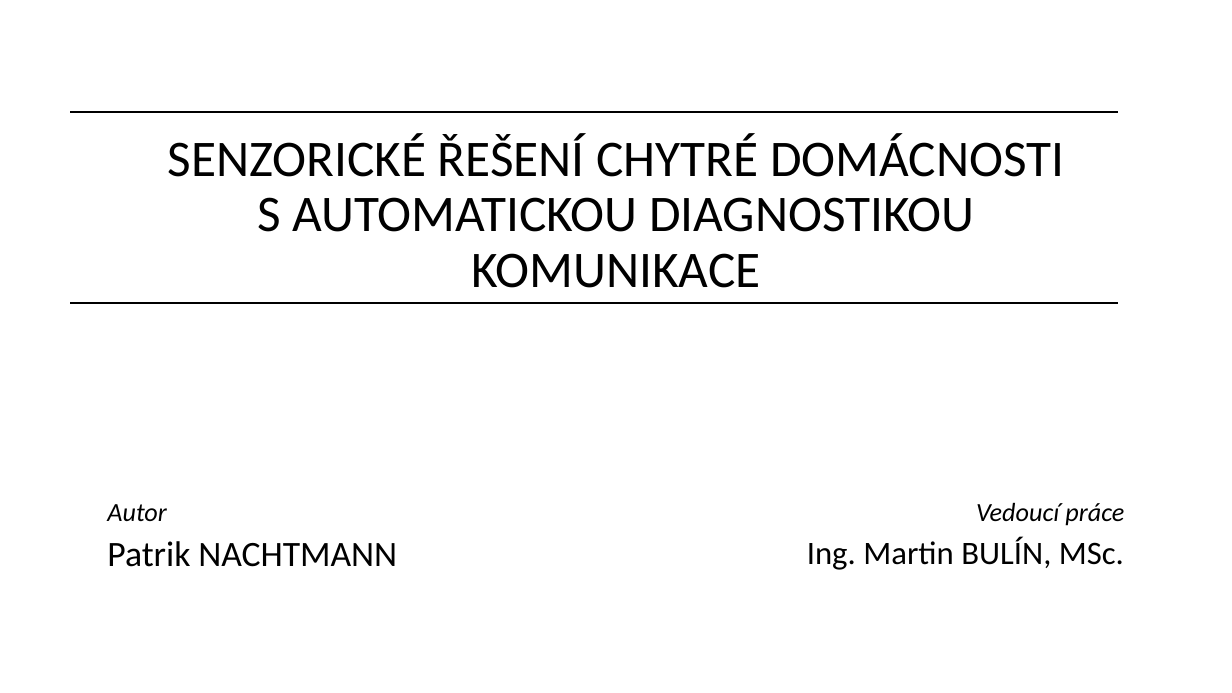
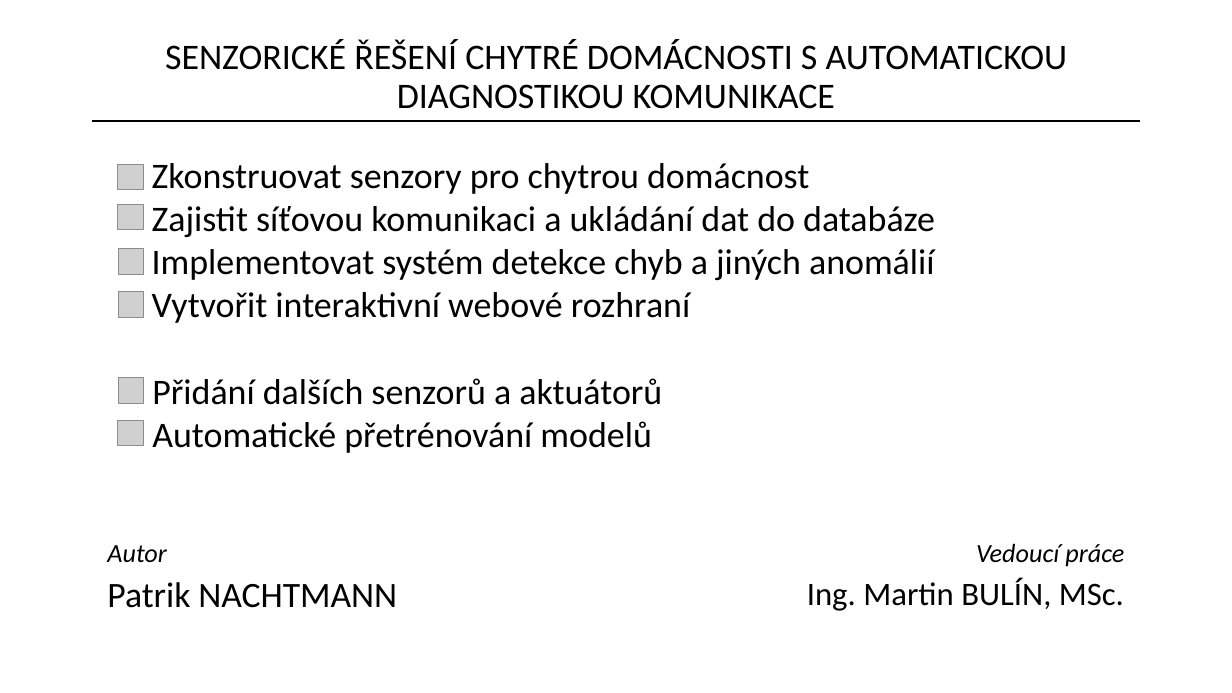
Before and after one commit to kitt10/iot, a slide deck: slide 13 of egs/smarthome/doc/presentation/main.pptx (slide 15 before the commit). Drawn at 1232x693 pixels with LibreOffice and Linux fonts; fonts in the diff are those of the drawing; grey boxes stand for pictures. Boxes give left, top, right and bottom in pixels: in the first picture for what was removed or moved away, otherwise in the second. Text is boxed around its words. In the diff, an @@ line names an element or a change of style, - is before the commit and + after.

```diff
--- a/egs/smarthome/doc/presentation/main.pptx
+++ b/egs/smarthome/doc/presentation/main.pptx
@@ title "SENZORICKÉ ŘEŠENÍ CHYTRÉ DOMÁCNOSTI S ...": place and size @@
-title "SENZORICKÉ ŘEŠENÍ CHYTRÉ DOMÁCNOSTI S ..." at [167, 133, 1064, 288]
+title "SENZORICKÉ ŘEŠENÍ CHYTRÉ DOMÁCNOSTI S ..." at [165, 39, 1068, 109]
@@ title "SENZORICKÉ ŘEŠENÍ CHYTRÉ DOMÁCNOSTI S ..." at [165, 39, 1068, 109]: size 40 to 28 pt @@
@@ line moved from (70, 112) - (1118, 112) to (92, 121) - (1141, 121) @@
@@ picture added at [118, 165, 144, 190] @@
@@ text added at [152, 163, 935, 323], 28 pt, text #000000 @@
+Zkonstruovat senzory pro chytrou domácnost
+Zajistit síťovou komunikaci a ukládání dat do databáze
+Implementovat systém detekce chyb a jiných anomálií
+Vytvořit interaktivní webové rozhraní
@@ picture added at [118, 204, 144, 230] @@
@@ picture added at [118, 249, 144, 274] @@
@@ picture added at [118, 292, 144, 318] @@
@@ line removed from (70, 303) to (1118, 303) @@
@@ picture added at [118, 378, 144, 404] @@
@@ text added at [152, 378, 662, 453], 28 pt, text #000000 @@
+Přidání dalších senzorů a aktuátorů
+Automatické přetrénování modelů
@@ picture added at [118, 421, 144, 446] @@
@@ subtitle "Autor": place and size @@
-subtitle "Autor" at [107, 504, 397, 567]
+subtitle "Autor" at [107, 545, 397, 608]
@@ text "Vedoucí práce": place and size @@
-text "Vedoucí práce" at [807, 502, 1124, 570]
+text "Vedoucí práce" at [807, 543, 1124, 611]
```
Also in this commit, not shown: 3 other slides changed, 2 slides removed, 1 other file.
